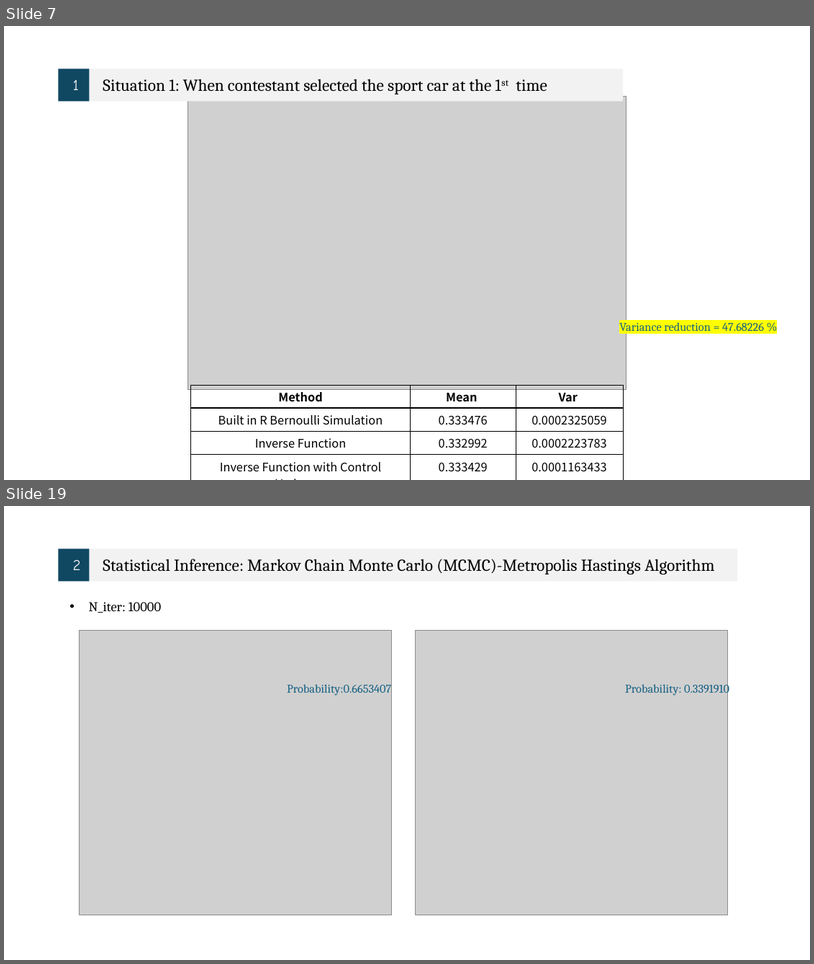
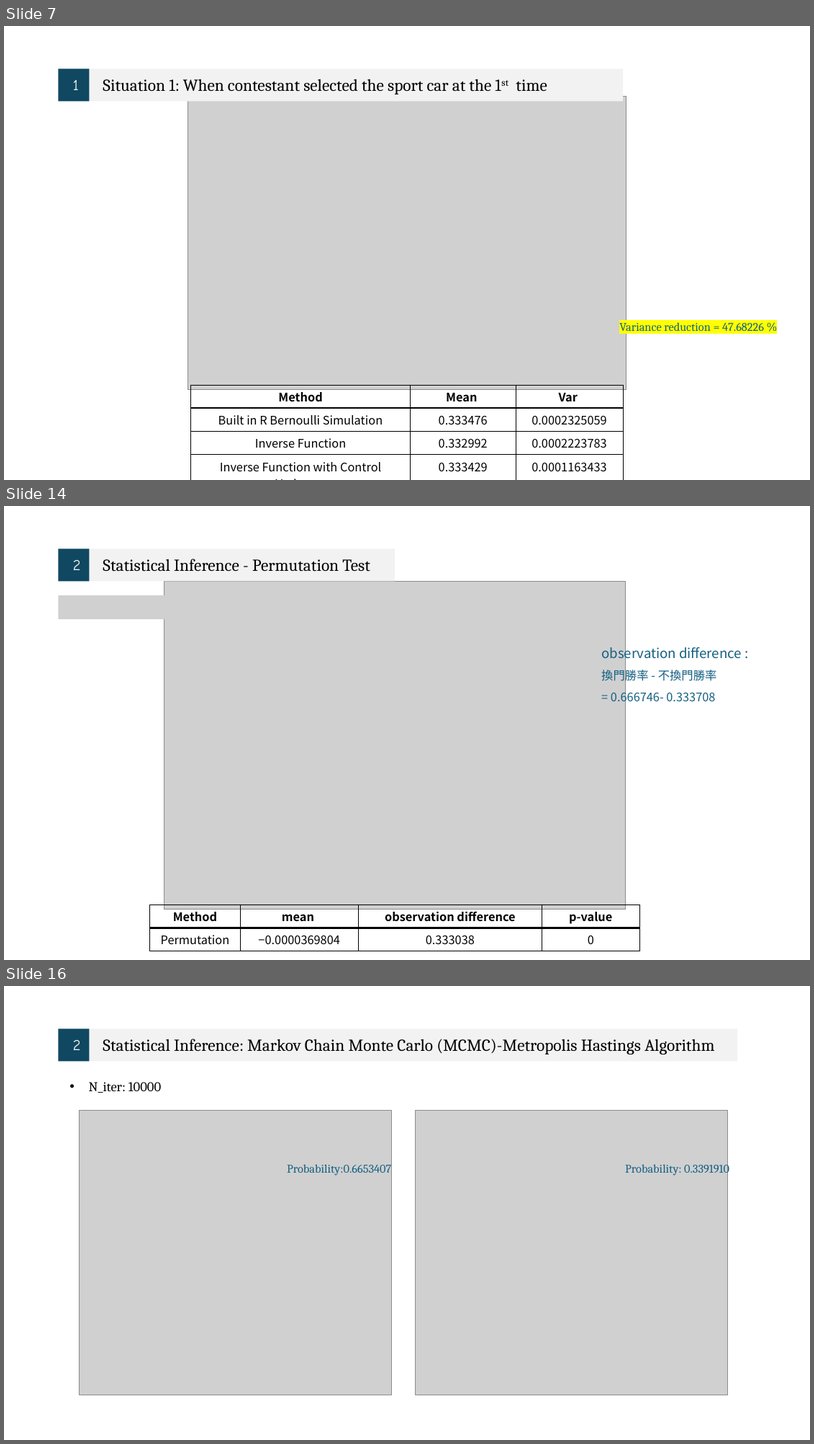
Before and after one commit to Sheena0210/monty-hall-simulation, a slide deck: 統計計算.pptx. Shown one above the other, each under a label of ours: slides 7 and 19 before the commit, slides 7, 14 and 16 after it; the slides between them are not shown. The pictures are 814x964 and 814x1444 pixels, drawn with LibreOffice and Linux fonts; fonts in the diff are those of the drawing; grey boxes stand for pictures. Boxes give left, top, right and bottom in pixels: in the first picture for what was removed or moved away, otherwise in the second. Text is boxed around its words. In the diff, an @@ line names an element or a change of style, - is before the commit and + after.

```diff
--- a/統計計算.pptx
+++ b/統計計算.pptx
@@ slide 14 added at (x1=4, y1=506, x2=810, y2=960), background #FFFFFF @@
@@ group added at (x1=59, y1=549, x2=396, y2=581): 2 rectangles, 2 texts @@
+2
+Statistical Inference - Permutation Test
@@ picture added at (x1=165, y1=581, x2=625, y2=908) @@
@@ picture added at (x1=59, y1=595, x2=604, y2=619) @@
@@ text added at (x1=602, y1=644, x2=742, y2=705), 14 pt, text #156082 @@
+observation difference :
+換門勝率 - 不換門勝率
+= 0.666746- 0.333708
@@ table added at (x1=149, y1=905, x2=640, y2=947), 2 rows, 4 columns @@
+Method | mean | observation difference | p-value
+Permutation | −0.0000369804 | 0.333038 | 0
@@ what was slide 19 is now slide 16 @@
```
Also in this commit, not shown: 6 slides changed, 2 other slides added, 6 slides removed.
